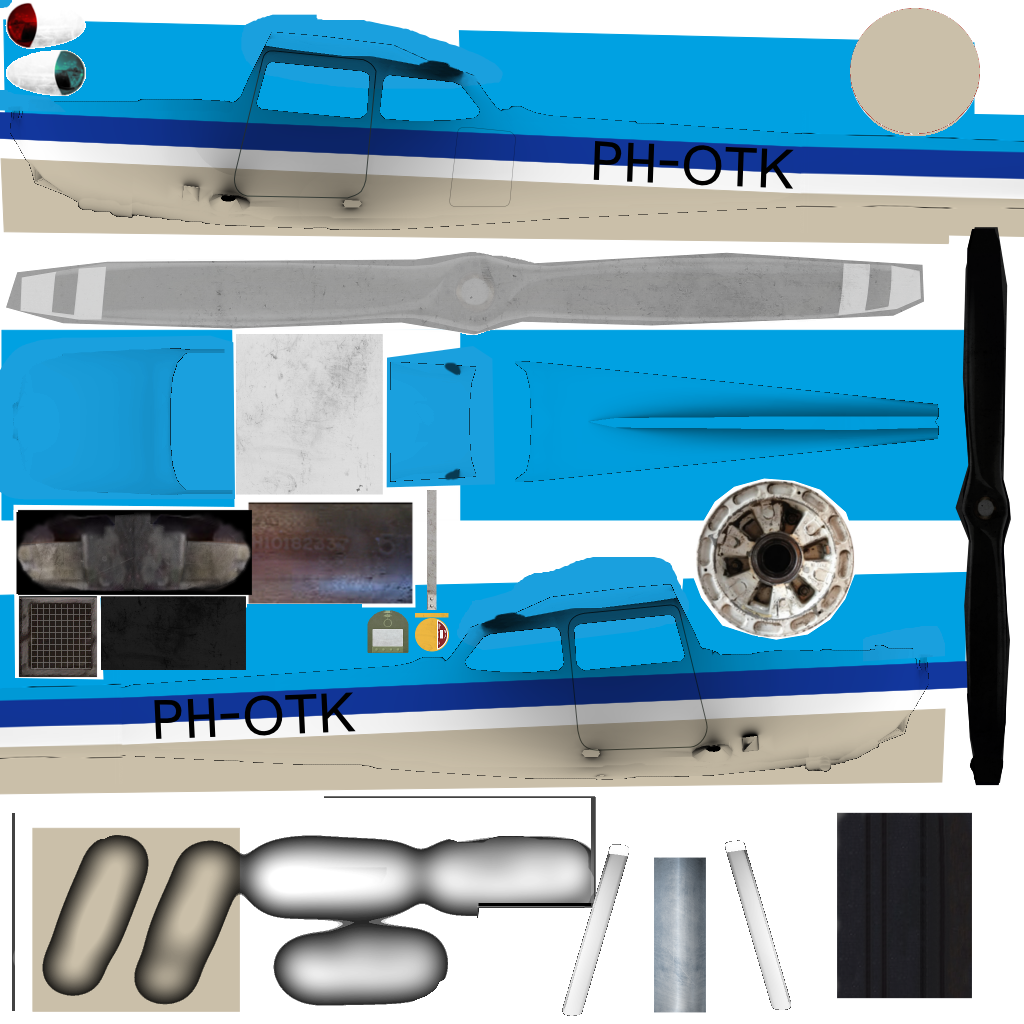
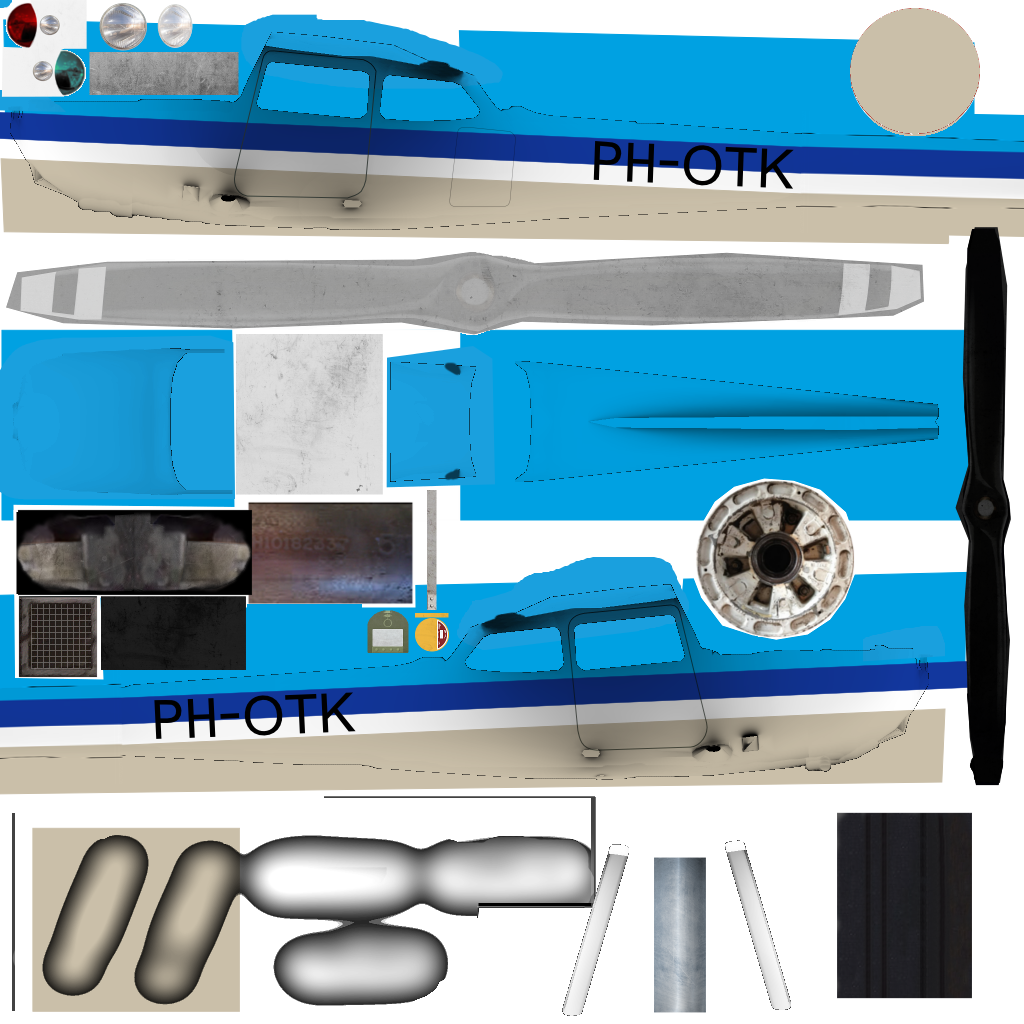
Layered file, before and after one edit (1024 x 1024). Changes by layer:
added layer "Clipboard #7" above "Clipboard #6" over <box>1,0,239,97</box>
